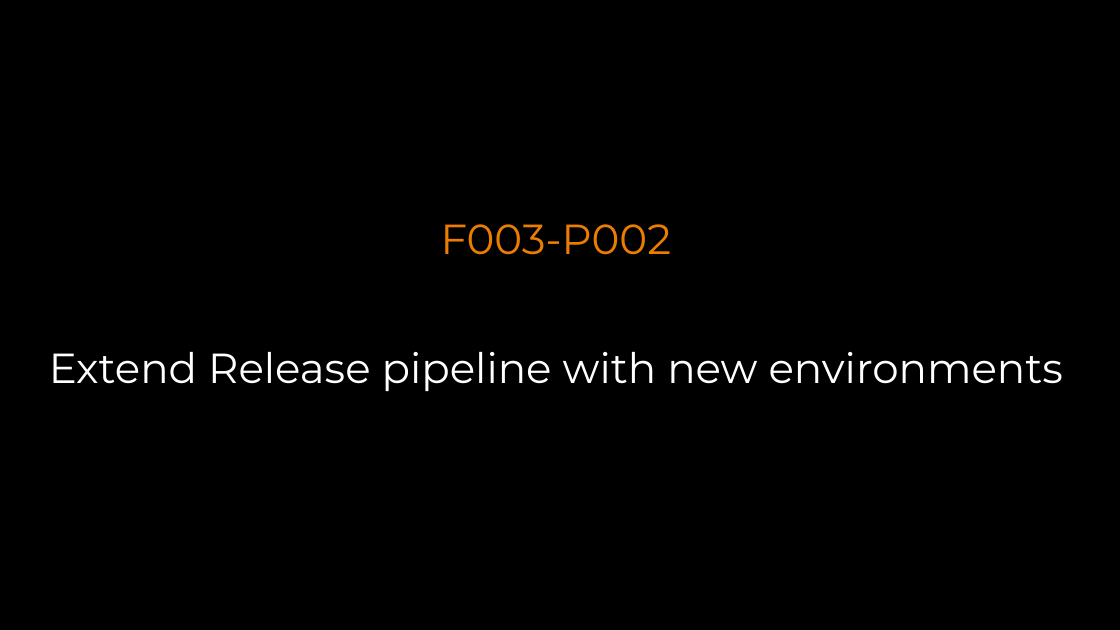
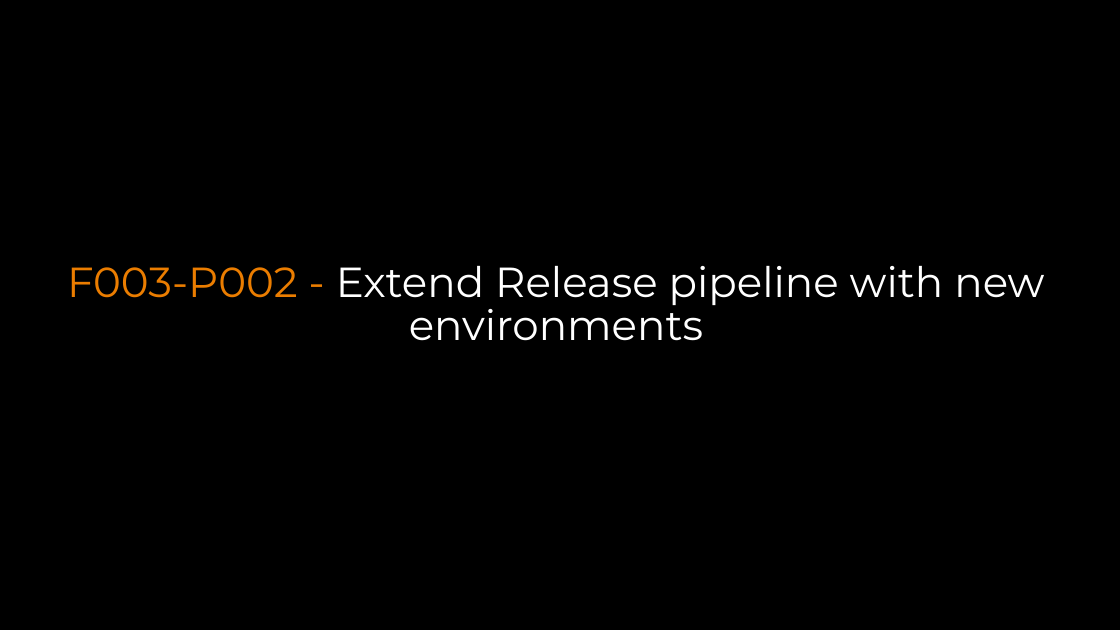
Before and after one commit to gourav8jain/Test-GDBC-2018, a slide deck: slide 26 of Challenges.pptx (slide 14 before the commit). Drawn at 1120x630 pixels with LibreOffice and Linux fonts; fonts in the diff are those of the drawing; background and template pictures are left out. Boxes give left, top, right and bottom in pixels: in the first picture for what was removed or moved away, otherwise in the second. Text is boxed around its words. In the diff, an @@ line names an element or a change of style, - is before the commit and + after.

```diff
--- a/Challenges.pptx
+++ b/Challenges.pptx
@@ text at [67, 266, 1044, 341]: text changed @@
-F003-P002
-Extend Release pipeline with new environments
+F003-P002 - Extend Release pipeline with new environments
```
Also in this commit, not shown: 5 other slides changed, 17 slides added, 1 slide removed, 1 other file.
